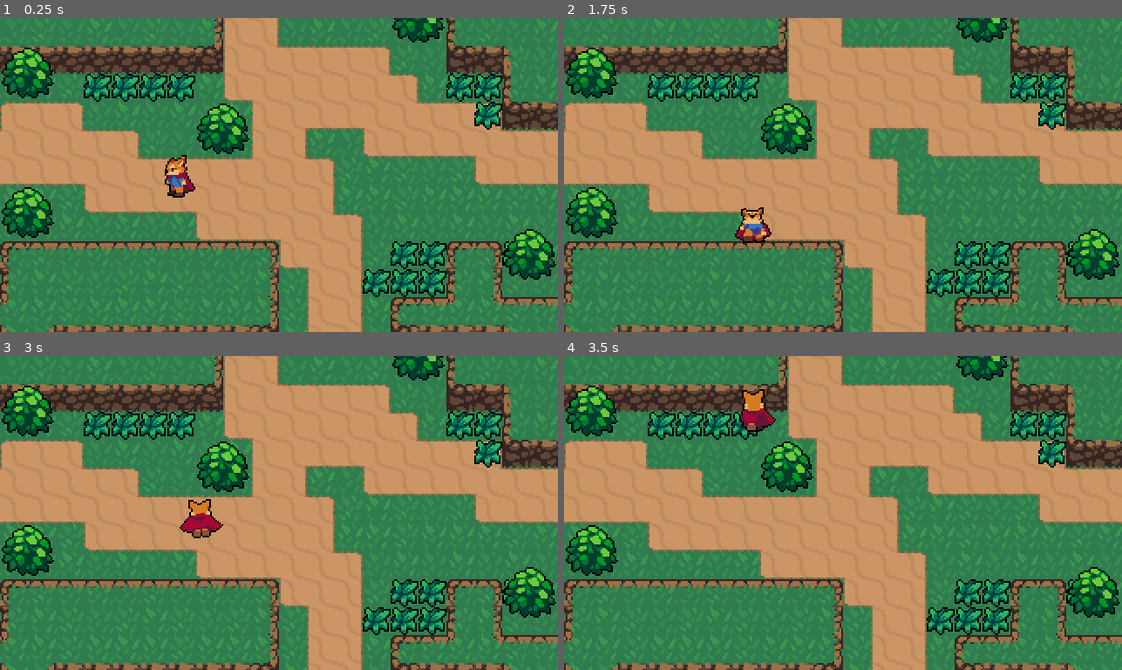
Above: before the commit, frames 1-4 (two rows, left to right).
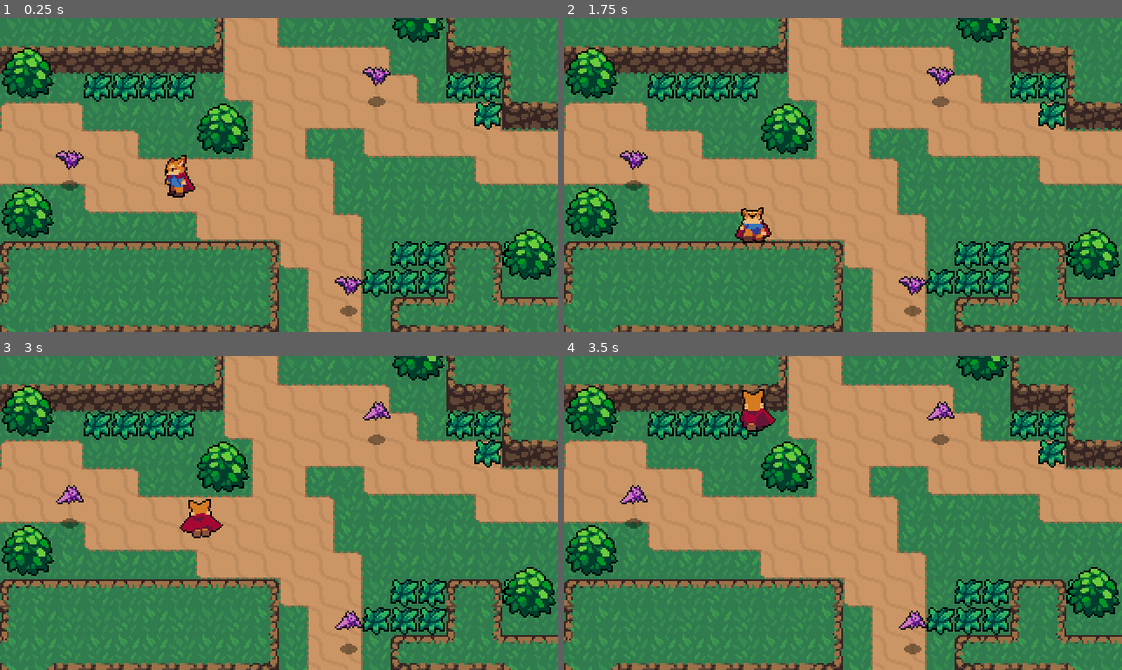
Above: after the commit, the same moments.

Repository: ArcQ/godot-sandbox
Game: Godot game, scene res://World.tscn
Two runs of this game, one before a commit and one after it. Both use one fixed random seed, a clock stepped at 60 frames per second and the inputs below.
Inputs:
- Up to frame 1 (0.25 s): no input
- Up to frame 2 (1.75 s): hold Right (ui_right) 0.53-1.28 s; tap Space (attack) at 0.6, 1.55 s; tap K (roll) at 0.8, 1.35 s; hold Down (ui_down) from 1.28 s (still down)
- Up to frame 3 (3 s): release Down (ui_down) at 2.03 s; hold Right (ui_right) 2.03-2.78 s; tap Space (attack) at 2.1 s; tap K (roll) at 2.3, 2.85 s; hold Up (ui_up) from 2.78 s (still down)
- Up to frame 4 (3.5 s): keep holding Up (ui_up); tap Space (attack) at 3.05 s

The runs differ from the first frame. In frame 1, 0.7% of the frame differs, in the area x 10-70%, y 15-95%; in frame 2, 0.7%; in frame 3, 0.7%; in frame 4, 0.7%.

Commit message:
feat: add bat

Diff:
--- /dev/null
+++ b/Enemies/Bat.gd
@@ -0,0 +1,10 @@
+extends KinematicBody2D
+
+var knockback = Vector2.ZERO
+
+func _physics_process(delta):
+  knockback = knockback.move_toward(Vector2.ZERO, 200 * delta)
+  knockback = move_and_slide(knockback)
+
+func _on_HurtBox_area_entered(area):
+  knockback = area.knockback_vector * 120
--- /dev/null
+++ b/Enemies/Bat.tscn
@@ -0,0 +1,67 @@
+[gd_scene load_steps=13 format=2]
+
+[ext_resource path="res://Enemies/Bat.png" type="Texture" id=1]
+[ext_resource path="res://Shadows/SmallShadow.png" type="Texture" id=2]
+[ext_resource path="res://Overlap/HurtBox.tscn" type="PackedScene" id=3]
+[ext_resource path="res://Enemies/Bat.gd" type="Script" id=4]
+
+[sub_resource type="AtlasTexture" id=1]
+atlas = ExtResource( 1 )
+region = Rect2( 0, 0, 16, 24 )
+
+[sub_resource type="AtlasTexture" id=2]
+atlas = ExtResource( 1 )
+region = Rect2( 16, 0, 16, 24 )
+
+[sub_resource type="AtlasTexture" id=3]
+atlas = ExtResource( 1 )
+region = Rect2( 32, 0, 16, 24 )
+
+[sub_resource type="AtlasTexture" id=4]
+atlas = ExtResource( 1 )
+region = Rect2( 48, 0, 16, 24 )
+
+[sub_resource type="AtlasTexture" id=5]
+atlas = ExtResource( 1 )
+region = Rect2( 64, 0, 16, 24 )
+
+[sub_resource type="SpriteFrames" id=6]
+animations = [ {
+"frames": [ SubResource( 1 ), SubResource( 2 ), SubResource( 3 ), SubResource( 4 ), SubResource( 5 ) ],
+"loop": true,
+"name": "fly",
+"speed": 10.0
+} ]
+
+[sub_resource type="CircleShape2D" id=7]
+radius = 4.12311
+
+[sub_resource type="CapsuleShape2D" id=8]
+radius = 7.0
+height = 4.0
+
+[node name="Bat" type="KinematicBody2D"]
+collision_layer = 16
+script = ExtResource( 4 )
+
+[node name="Sprite" type="AnimatedSprite" parent="."]
+position = Vector2( -76, -48 )
+frames = SubResource( 6 )
+animation = "fly"
+frame = 1
+playing = true
+offset = Vector2( 76, 36 )
+
+[node name="ShadowSprite" type="Sprite" parent="."]
+texture = ExtResource( 2 )
+
+[node name="CollisionShape2D" type="CollisionShape2D" parent="."]
+shape = SubResource( 7 )
+
+[node name="HurtBox" parent="." instance=ExtResource( 3 )]
+collision_layer = 8
+
+[node name="CollisionShape2D2" type="CollisionShape2D" parent="HurtBox"]
+position = Vector2( 0, -13 )
+shape = SubResource( 8 )
+[connection signal="area_entered" from="HurtBox" to="." method="_on_HurtBox_area_entered"]
--- a/Player/Player.gd
+++ b/Player/Player.gd
@@ -18,9 +18,11 @@
 onready var animationPlayer = $AnimationPlayer
 onready var animationTree = $AnimationTree
 onready var animationState = animationTree.get("parameters/playback")
+onready var swordHitBox = $HitboxPivot/SwordHitBox
 
 func _ready():
   animationTree.active = true
+  swordHitBox.knockback_vector = roll_vector
 
 # framerate is synced only after physics is processed, versus process which is called as fast as you can
 func _physics_process(delta):
@@ -41,6 +43,7 @@
 
   if input_vector != Vector2.ZERO:
     roll_vector = input_vector
+    swordHitBox.knockback_vector = input_vector
     animationTree.set("parameters/idle/blend_position", input_vector)
     animationTree.set("parameters/run/blend_position", input_vector)
     animationTree.set("parameters/roll/blend_position", input_vector)
--- a/Player/Player.tscn
+++ b/Player/Player.tscn
@@ -1,8 +1,9 @@
-[gd_scene load_steps=50 format=2]
+[gd_scene load_steps=51 format=2]
 
 [ext_resource path="res://Player/Player.png" type="Texture" id=1]
 [ext_resource path="res://Player/Player.gd" type="Script" id=2]
 [ext_resource path="res://Overlap/HitBox.tscn" type="PackedScene" id=3]
+[ext_resource path="res://Player/SwordHitBox.gd" type="Script" id=4]
 
 [sub_resource type="CapsuleShape2D" id=1]
 radius = 4.0
@@ -486,134 +487,134 @@
 "values": [ 7, 8, 9, 10, 11, 6 ]
 }
 
-[sub_resource type="AnimationNodeAnimation" id=15]
+[sub_resource type="AnimationNodeAnimation" id=18]
 animation = "AttackLeft"
 
-[sub_resource type="AnimationNodeAnimation" id=16]
+[sub_resource type="AnimationNodeAnimation" id=19]
 animation = "AttackDown"
 
-[sub_resource type="AnimationNodeAnimation" id=17]
+[sub_resource type="AnimationNodeAnimation" id=20]
 animation = "AttackRight"
 
-[sub_resource type="AnimationNodeAnimation" id=18]
+[sub_resource type="AnimationNodeAnimation" id=21]
 animation = "AttackTop"
 
-[sub_resource type="AnimationNodeBlendSpace2D" id=19]
-blend_point_0/node = SubResource( 15 )
+[sub_resource type="AnimationNodeBlendSpace2D" id=22]
+blend_point_0/node = SubResource( 18 )
 blend_point_0/pos = Vector2( -1, 0 )
-blend_point_1/node = SubResource( 16 )
+blend_point_1/node = SubResource( 19 )
 blend_point_1/pos = Vector2( 0, 1.1 )
-blend_point_2/node = SubResource( 17 )
+blend_point_2/node = SubResource( 20 )
 blend_point_2/pos = Vector2( 1, 0 )
-blend_point_3/node = SubResource( 18 )
+blend_point_3/node = SubResource( 21 )
 blend_point_3/pos = Vector2( 0, -1.1 )
 min_space = Vector2( -1, -1.1 )
 max_space = Vector2( 1, 1.1 )
 blend_mode = 1
 
-[sub_resource type="AnimationNodeAnimation" id=20]
+[sub_resource type="AnimationNodeAnimation" id=23]
 animation = "IdleLeft"
 
-[sub_resource type="AnimationNodeAnimation" id=21]
+[sub_resource type="AnimationNodeAnimation" id=24]
 animation = "IdleDown"
 
-[sub_resource type="AnimationNodeAnimation" id=22]
+[sub_resource type="AnimationNodeAnimation" id=25]
 animation = "IdleRight"
 
-[sub_resource type="AnimationNodeAnimation" id=23]
+[sub_resource type="AnimationNodeAnimation" id=26]
 animation = "IdleUp"
 
-[sub_resource type="AnimationNodeBlendSpace2D" id=24]
-blend_point_0/node = SubResource( 20 )
+[sub_resource type="AnimationNodeBlendSpace2D" id=27]
+blend_point_0/node = SubResource( 23 )
 blend_point_0/pos = Vector2( -1, 0 )
-blend_point_1/node = SubResource( 21 )
+blend_point_1/node = SubResource( 24 )
 blend_point_1/pos = Vector2( 0, 1.1 )
-blend_point_2/node = SubResource( 22 )
+blend_point_2/node = SubResource( 25 )
 blend_point_2/pos = Vector2( 1, 0 )
-blend_point_3/node = SubResource( 23 )
+blend_point_3/node = SubResource( 26 )
 blend_point_3/pos = Vector2( 0, -1.1 )
 min_space = Vector2( -1, -1.1 )
 max_space = Vector2( 1, 1.1 )
 blend_mode = 1
 
-[sub_resource type="AnimationNodeAnimation" id=43]
+[sub_resource type="AnimationNodeAnimation" id=28]
 animation = "RollLeft"
 
-[sub_resource type="AnimationNodeAnimation" id=44]
+[sub_resource type="AnimationNodeAnimation" id=29]
 animation = "RollRight"
 
-[sub_resource type="AnimationNodeAnimation" id=45]
+[sub_resource type="AnimationNodeAnimation" id=30]
 animation = "RollDown"
 
-[sub_resource type="AnimationNodeAnimation" id=46]
+[sub_resource type="AnimationNodeAnimation" id=31]
 animation = "RollUp"
 
-[sub_resource type="AnimationNodeBlendSpace2D" id=40]
-blend_point_0/node = SubResource( 43 )
+[sub_resource type="AnimationNodeBlendSpace2D" id=32]
+blend_point_0/node = SubResource( 28 )
 blend_point_0/pos = Vector2( -1, 0 )
-blend_point_1/node = SubResource( 44 )
+blend_point_1/node = SubResource( 29 )
 blend_point_1/pos = Vector2( 1, 0 )
-blend_point_2/node = SubResource( 45 )
+blend_point_2/node = SubResource( 30 )
 blend_point_2/pos = Vector2( 0, 1.1 )
-blend_point_3/node = SubResource( 46 )
+blend_point_3/node = SubResource( 31 )
 blend_point_3/pos = Vector2( 0, -1.1 )
 min_space = Vector2( -1, -1.1 )
 max_space = Vector2( 1, 1.1 )
 blend_mode = 1
 
-[sub_resource type="AnimationNodeAnimation" id=25]
+[sub_resource type="AnimationNodeAnimation" id=33]
 animation = "RunLeft"
 
-[sub_resource type="AnimationNodeAnimation" id=26]
+[sub_resource type="AnimationNodeAnimation" id=34]
 animation = "RunDown"
 
-[sub_resource type="AnimationNodeAnimation" id=27]
+[sub_resource type="AnimationNodeAnimation" id=35]
 animation = "RunRight"
 
-[sub_resource type="AnimationNodeAnimation" id=28]
+[sub_resource type="AnimationNodeAnimation" id=36]
 animation = "RunUp"
 
-[sub_resource type="AnimationNodeBlendSpace2D" id=29]
-blend_point_0/node = SubResource( 25 )
+[sub_resource type="AnimationNodeBlendSpace2D" id=37]
+blend_point_0/node = SubResource( 33 )
 blend_point_0/pos = Vector2( -1, 0 )
-blend_point_1/node = SubResource( 26 )
+blend_point_1/node = SubResource( 34 )
 blend_point_1/pos = Vector2( 0, 1.1 )
-blend_point_2/node = SubResource( 27 )
+blend_point_2/node = SubResource( 35 )
 blend_point_2/pos = Vector2( 1, 0 )
-blend_point_3/node = SubResource( 28 )
+blend_point_3/node = SubResource( 36 )
 blend_point_3/pos = Vector2( 0, -1.1 )
 min_space = Vector2( -1, -1.1 )
 max_space = Vector2( 1, 1.1 )
 blend_mode = 1
 
-[sub_resource type="AnimationNodeStateMachineTransition" id=30]
-
-[sub_resource type="AnimationNodeStateMachineTransition" id=31]
-
-[sub_resource type="AnimationNodeStateMachineTransition" id=32]
-
-[sub_resource type="AnimationNodeStateMachineTransition" id=33]
+[sub_resource type="AnimationNodeStateMachineTransition" id=38]
+
+[sub_resource type="AnimationNodeStateMachineTransition" id=39]
+
+[sub_resource type="AnimationNodeStateMachineTransition" id=40]
 
 [sub_resource type="AnimationNodeStateMachineTransition" id=41]
 
 [sub_resource type="AnimationNodeStateMachineTransition" id=42]
 
-[sub_resource type="AnimationNodeStateMachine" id=34]
-states/attack/node = SubResource( 19 )
+[sub_resource type="AnimationNodeStateMachineTransition" id=43]
+
+[sub_resource type="AnimationNodeStateMachine" id=44]
+states/attack/node = SubResource( 22 )
 states/attack/position = Vector2( 504, 230 )
-states/idle/node = SubResource( 24 )
+states/idle/node = SubResource( 27 )
 states/idle/position = Vector2( 504, 101 )
-states/roll/node = SubResource( 40 )
+states/roll/node = SubResource( 32 )
 states/roll/position = Vector2( 504, -29 )
-states/run/node = SubResource( 29 )
+states/run/node = SubResource( 37 )
 states/run/position = Vector2( 687, 101 )
-transitions = [ "idle", "run", SubResource( 30 ), "run", "idle", SubResource( 31 ), "attack", "idle", SubResource( 32 ), "idle", "attack", SubResource( 33 ), "roll", "idle", SubResource( 41 ), "idle", "roll", SubResource( 42 ) ]
+transitions = [ "idle", "run", SubResource( 38 ), "run", "idle", SubResource( 39 ), "attack", "idle", SubResource( 40 ), "idle", "attack", SubResource( 41 ), "roll", "idle", SubResource( 42 ), "idle", "roll", SubResource( 43 ) ]
 start_node = "idle"
 graph_offset = Vector2( 0, -223.66 )
 
-[sub_resource type="AnimationNodeStateMachinePlayback" id=35]
-
-[sub_resource type="CapsuleShape2D" id=36]
+[sub_resource type="AnimationNodeStateMachinePlayback" id=45]
+
+[sub_resource type="CapsuleShape2D" id=46]
 height = 12.0
 
 [node name="Player" type="KinematicBody2D"]
@@ -624,7 +625,7 @@
 position = Vector2( 2, -10 )
 texture = ExtResource( 1 )
 hframes = 60
-frame = 39
+frame = 54
 
 [node name="CollisionShape2D" type="CollisionShape2D" parent="."]
 position = Vector2( -0.055954, -1.16579 )
@@ -641,26 +642,27 @@
 anims/IdleRight = SubResource( 8 )
 anims/IdleUp = SubResource( 9 )
 anims/RollDown = SubResource( 10 )
-anims/RollLeft = SubResource( 38 )
-anims/RollRight = SubResource( 37 )
-anims/RollUp = SubResource( 39 )
-anims/RunDown = SubResource( 11 )
-anims/RunLeft = SubResource( 12 )
-anims/RunRight = SubResource( 13 )
-anims/RunUp = SubResource( 14 )
+anims/RollLeft = SubResource( 11 )
+anims/RollRight = SubResource( 12 )
+anims/RollUp = SubResource( 13 )
+anims/RunDown = SubResource( 14 )
+anims/RunLeft = SubResource( 15 )
+anims/RunRight = SubResource( 16 )
+anims/RunUp = SubResource( 17 )
 
 [node name="AnimationTree" type="AnimationTree" parent="."]
-tree_root = SubResource( 34 )
+tree_root = SubResource( 44 )
 anim_player = NodePath("../AnimationPlayer")
-parameters/playback = SubResource( 35 )
+active = true
+parameters/playback = SubResource( 45 )
 parameters/attack/blend_position = Vector2( 0, 0 )
 parameters/idle/blend_position = Vector2( 0, 0 )
-parameters/roll/blend_position = Vector2( -0.584718, 0.147386 )
+parameters/roll/blend_position = Vector2( -0.00221485, -0.0115789 )
 parameters/run/blend_position = Vector2( 0, 0 )
 
 [node name="HitboxPivot" type="Position2D" parent="."]
 position = Vector2( 0, -4 )
-rotation = 1.5708
+rotation = 3.14159
 __meta__ = {
 "_gizmo_extents_": 8.0
 }
@@ -668,9 +670,10 @@
 [node name="SwordHitBox" parent="HitboxPivot" instance=ExtResource( 3 )]
 position = Vector2( 17, 0 )
 collision_mask = 8
+script = ExtResource( 4 )
 
 [node name="CollisionShape2D" parent="HitboxPivot/SwordHitBox" index="0"]
-shape = SubResource( 36 )
+shape = SubResource( 46 )
 disabled = true
 
 [editable path="HitboxPivot/SwordHitBox"]
--- /dev/null
+++ b/Player/SwordHitBox.gd
@@ -0,0 +1,3 @@
+extends Area2D
+
+var knockback_vector = Vector2.ZERO
--- a/World.tscn
+++ b/World.tscn
@@ -7,6 +7,7 @@
 [ext_resource path="res://World/CliffTileset.png" type="Texture" id=5]
 [ext_resource path="res://World/Bush.png" type="Texture" id=6]
 [ext_resource path="res://World/Grass.tscn" type="PackedScene" id=7]
+[ext_resource path="res://Enemies/Bat.tscn" type="PackedScene" id=8]
 
 [sub_resource type="ConvexPolygonShape2D" id=1]
 points = PoolVector2Array( 0, 0, 32, 0, 32, 32, 0, 32 )
@@ -987,3 +988,12 @@
 
 [node name="Grass6" parent="YSort/Grass" instance=ExtResource( 7 )]
 position = Vector2( 224, 144 )
+
+[node name="Bat" parent="YSort" instance=ExtResource( 8 )]
+position = Vector2( 216, 48 )
+
+[node name="Bat2" parent="YSort" instance=ExtResource( 8 )]
+position = Vector2( 200, 168 )
+
+[node name="Bat3" parent="YSort" instance=ExtResource( 8 )]
+position = Vector2( 40, 96 )
--- a/project.godot
+++ b/project.godot
@@ -99,10 +99,15 @@
 
 [layer_names]
 
+2d_render/layer_1="World"
 2d_physics/layer_1="World"
+2d_render/layer_2="Player"
 2d_physics/layer_2="Player"
+2d_render/layer_3="PlayerHurtbox"
 2d_physics/layer_3="PlayerHurtbox"
+2d_render/layer_4="EnemyHurtbox"
 2d_physics/layer_4="EnemyHurtbox"
+2d_render/layer_5="Enemy"
 
 [rendering]
 
Not shown: 7 places in Player/Player.tscn that only renumber resources
Not shown: 1 places in World.tscn that only renumber resources
